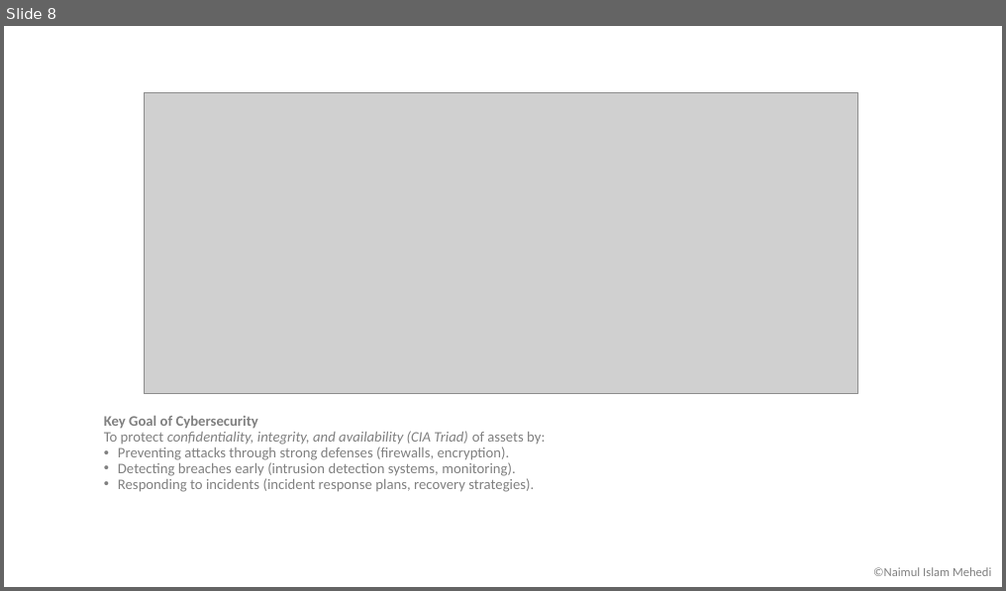
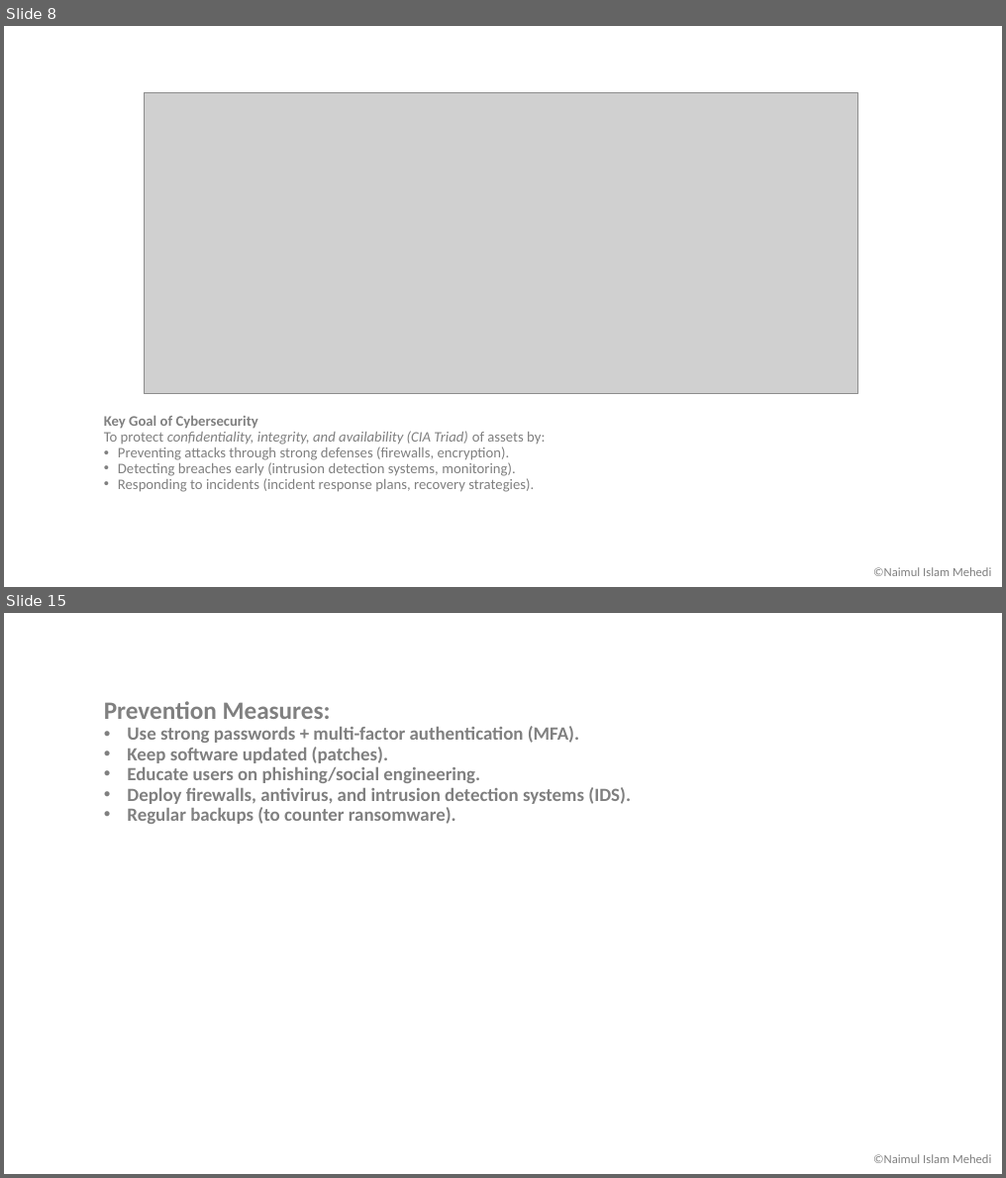
Before and after one commit to MehediAndInterface/Cyber-Security, a slide deck: Module 1 - Introduction to Cybersecurity/1. Introduction to Cybersecurity.pptx. Shown one above the other, each under a label of ours: slide 8 before the commit, slides 8 and 15 after it; the slides between them are not shown. The pictures are 1006x591 and 1006x1178 pixels, drawn with LibreOffice and Linux fonts; fonts in the diff are those of the drawing; grey boxes stand for pictures. Boxes give left, top, right and bottom in pixels: in the first picture for what was removed or moved away, otherwise in the second. Text is boxed around its words. In the diff, an @@ line names an element or a change of style, - is before the commit and + after.

```diff
--- a/Module 1 - Introduction to Cybersecurity/1. Introduction to Cybersecurity.pptx
+++ b/Module 1 - Introduction to Cybersecurity/1. Introduction to Cybersecurity.pptx
@@ slide 15 added at box(4, 613, 1002, 1174), background #FFFFFF @@
@@ text added at box(104, 701, 631, 824), 18 pt, text #808080, bold @@
+Prevention Measures:
+• Use strong passwords + multi-factor authentication (MFA).
+• Keep software updated (patches).
+• Educate users on phishing/social engineering.
+• Deploy firewalls, antivirus, and intrusion detection systems (IDS).
+• Regular backups (to counter ransomware).
@@ text added at box(873, 1155, 991, 1163), 12 pt, text #808080 @@
+©️Naimul Islam Mehedi
```
Also in this commit, not shown: 13 other slides added, 4 other files.
